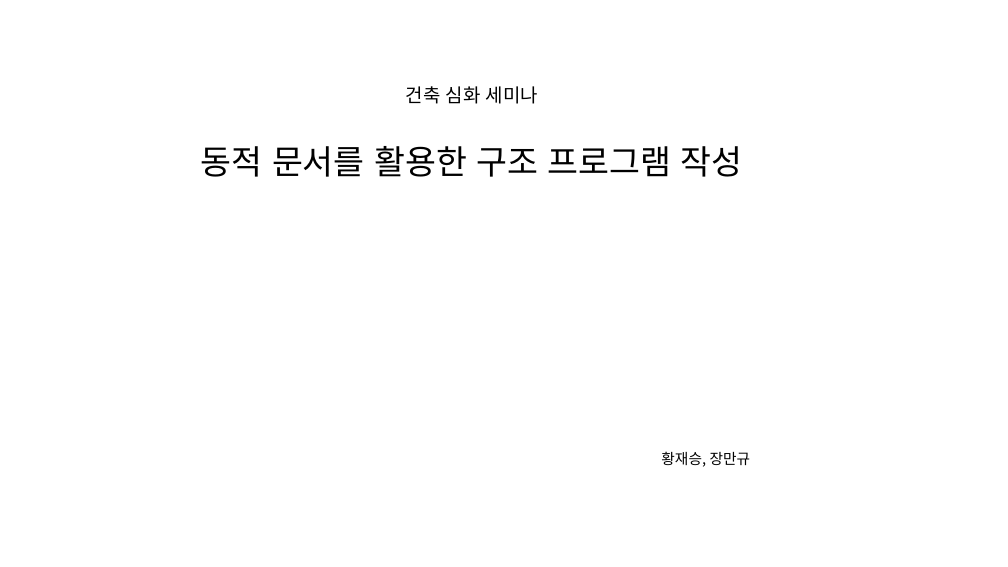
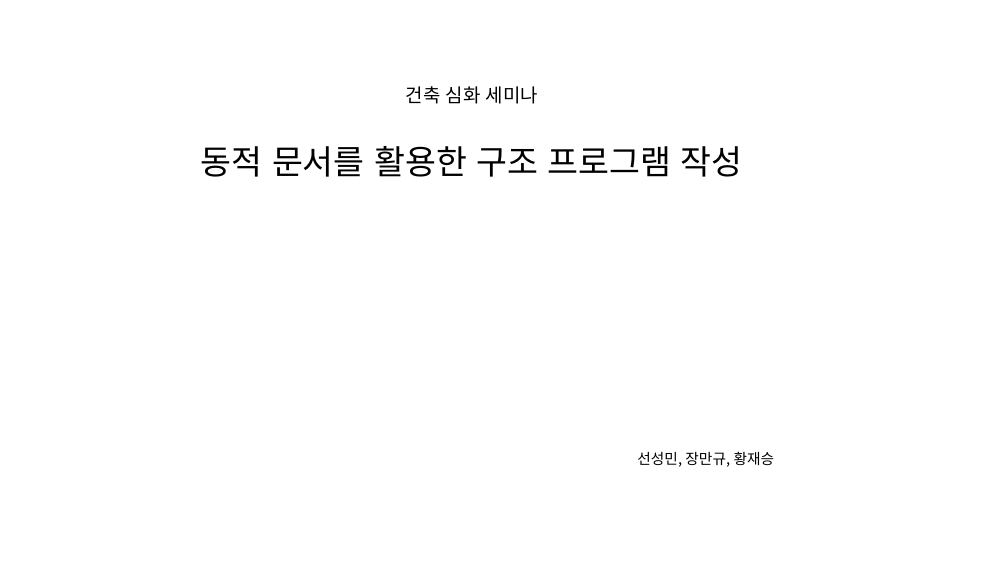
Before and after one commit to hnanmal/mkcljpt_volume, a slide deck: slide 1 of documentum/건축심화세미나(2022)/최종발표/4. 동적문서를 활용한 구조프로그램 작성 - 장만규 매니저, 황재승 매니저/동적문서를 활용한 구조프로그램 작성_발표용.pptx. Drawn at 1008x567 pixels with LibreOffice and Linux fonts; fonts in the diff are those of the drawing. Boxes give left, top, right and bottom in pixels: in the first picture for what was removed or moved away, otherwise in the second. Text is boxed around its words. In the diff, an @@ line names an element or a change of style, - is before the commit and + after.

```diff
--- a/documentum/건축심화세미나(2022)/최종발표/4. 동적문서를 활용한 구조프로그램 작성 - 장만규 매니저, 황재승 매니저/동적문서를 활용한 구조프로그램 작성_발표용.pptx
+++ b/documentum/건축심화세미나(2022)/최종발표/4. 동적문서를 활용한 구조프로그램 작성 - 장만규 매니저, 황재승 매니저/동적문서를 활용한 구조프로그램 작성_발표용.pptx
@@ text at (x1=637, y1=451, x2=775, y2=467): text changed @@
-황재승, 장만규
+선성민, 장만규, 황재승
```
Also in this commit, not shown: 1 other slide changed, 31 slides added, 5 slides removed, 2 other files.
